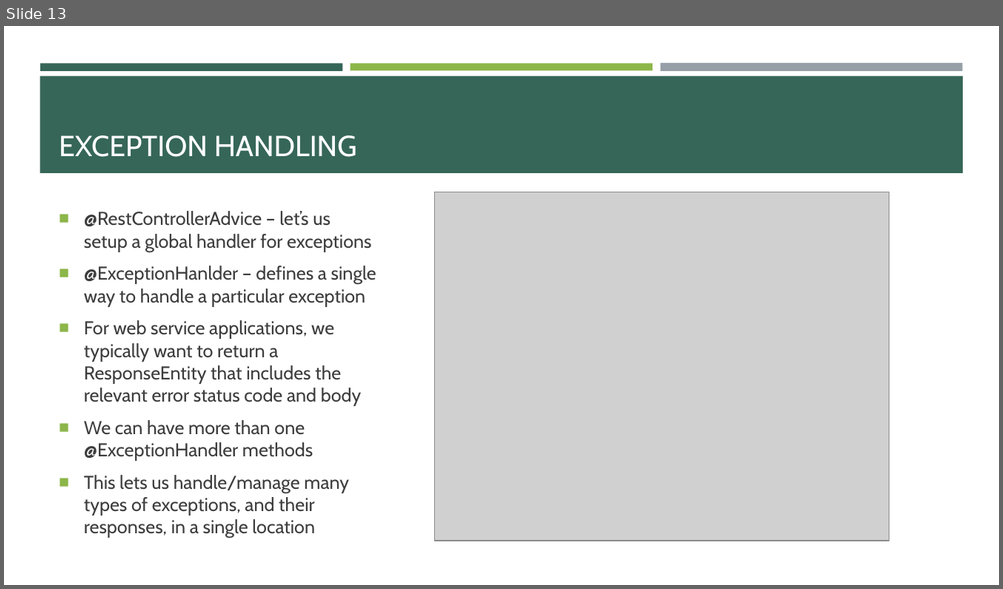
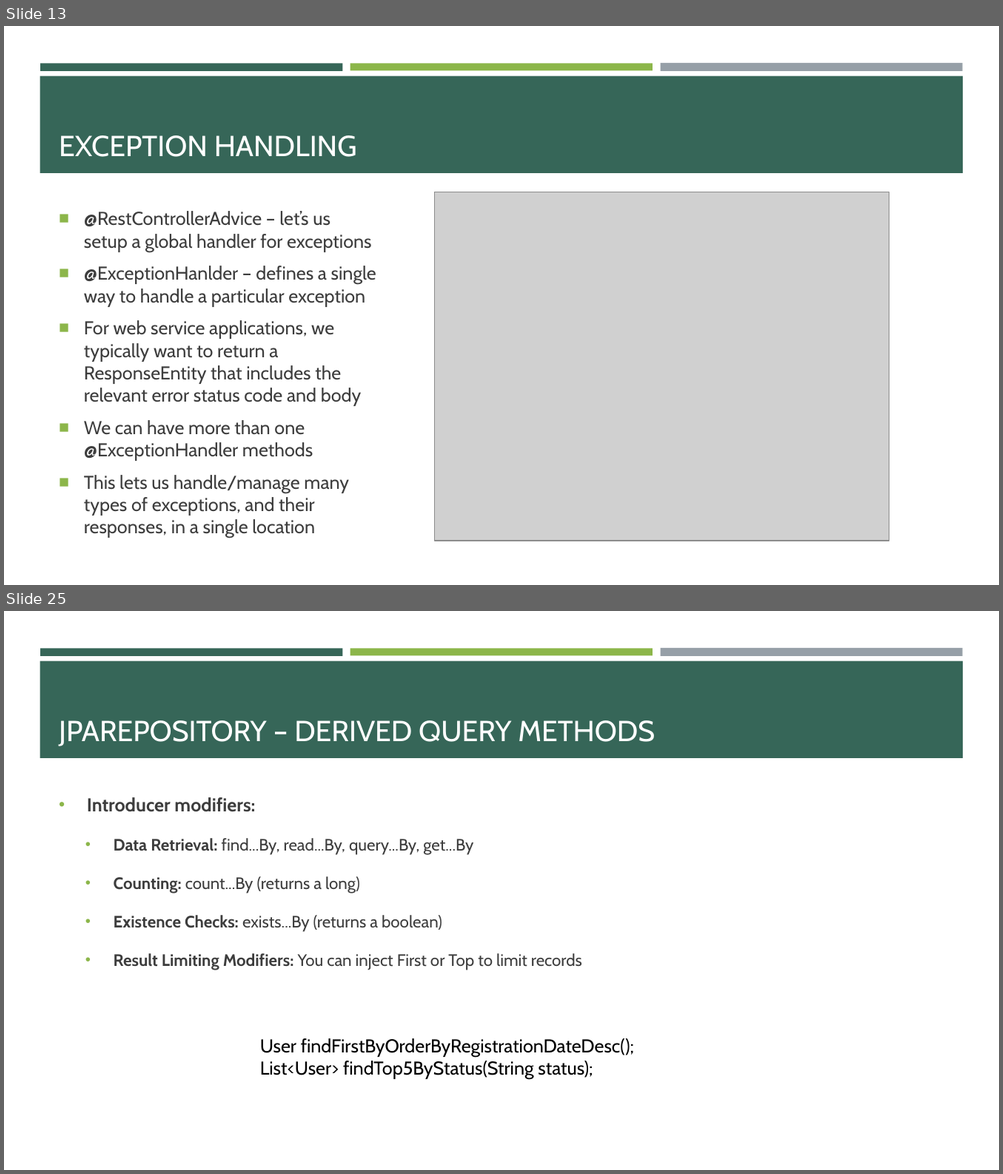
Before and after one commit to e-m-wilson/java-fs, a slide deck: Week_6/02_Hibernate_JPA_&_REST.pptx. Shown one above the other, each under a label of ours: slide 13 before the commit, slides 13 and 25 after it; the slides between them are not shown. The pictures are 1003x589 and 1003x1174 pixels, drawn with LibreOffice and Linux fonts; fonts in the diff are those of the drawing; grey boxes stand for pictures. Boxes give left, top, right and bottom in pixels: in the first picture for what was removed or moved away, otherwise in the second. Text is boxed around its words. In the diff, an @@ line names an element or a change of style, - is before the commit and + after.

```diff
--- a/Week_6/02_Hibernate_JPA_&_REST.pptx
+++ b/Week_6/02_Hibernate_JPA_&_REST.pptx
@@ slide 25 added at (x1=4, y1=611, x2=999, y2=1170), background #FFFFFF; not listed: 4 template elements that a slide beside it also shows @@
@@ title added at (x1=59, y1=721, x2=654, y2=746), 28 pt, text #FFFFFF @@
+JPAREPOSITORY – DERIVED QUERY METHODS
@@ text added at (x1=87, y1=797, x2=582, y2=971), 16 pt, text #3D3D3D @@
+• Introducer modifiers:
+  • Data Retrieval: find...By, read...By, query...By, get...By
+  • Counting: count...By (returns a long)
+  • Existence Checks: exists...By (returns a boolean)
+  • Result Limiting Modifiers: You can inject First or Top to limit records
@@ text added at (x1=260, y1=1039, x2=634, y2=1079), 18 pt, text #000000 @@
+User findFirstByOrderByRegistrationDateDesc();
+List<User> findTop5ByStatus(String status);
```
Also in this commit, not shown: 1 slide changed, 18 other slides added, 1 other file.
